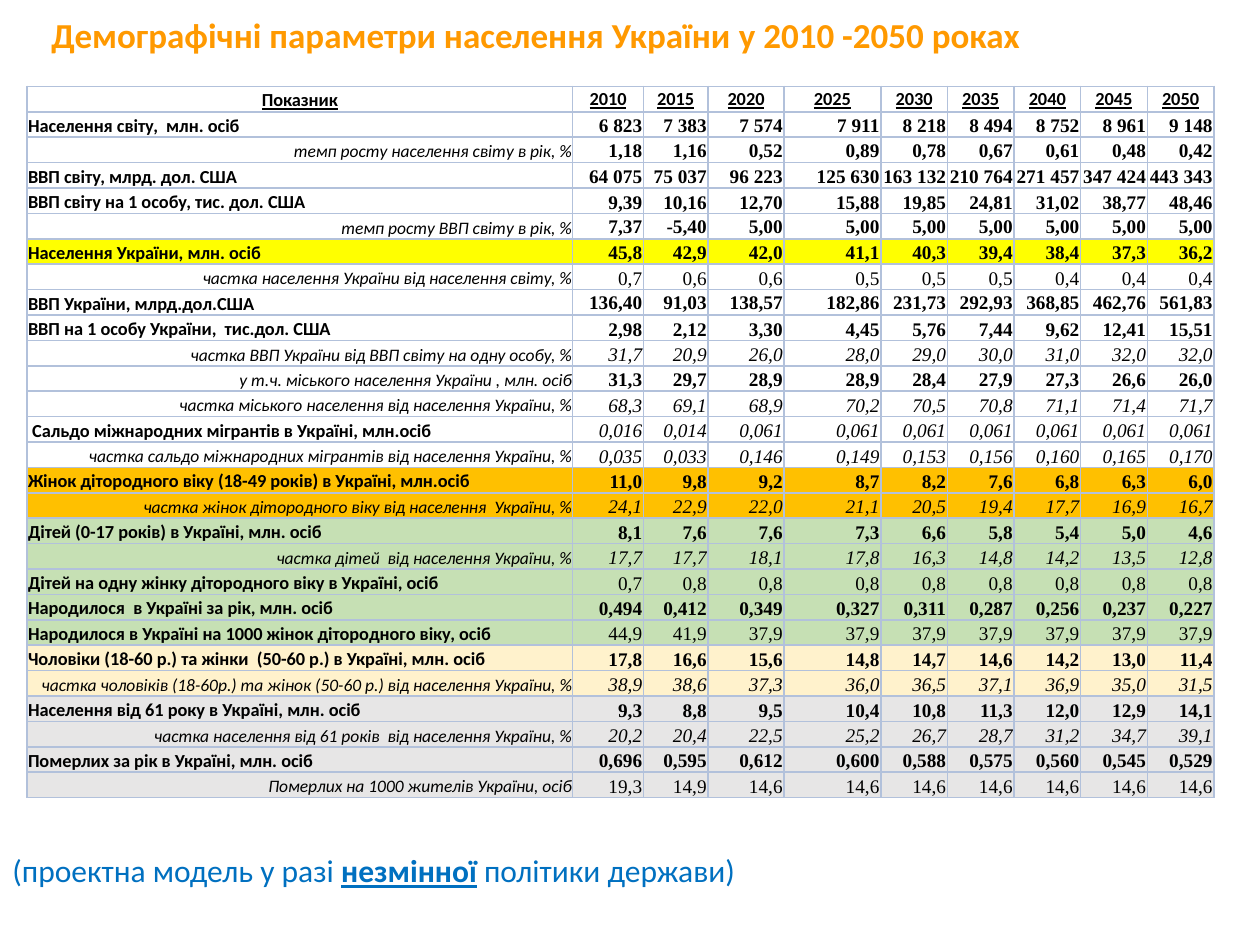
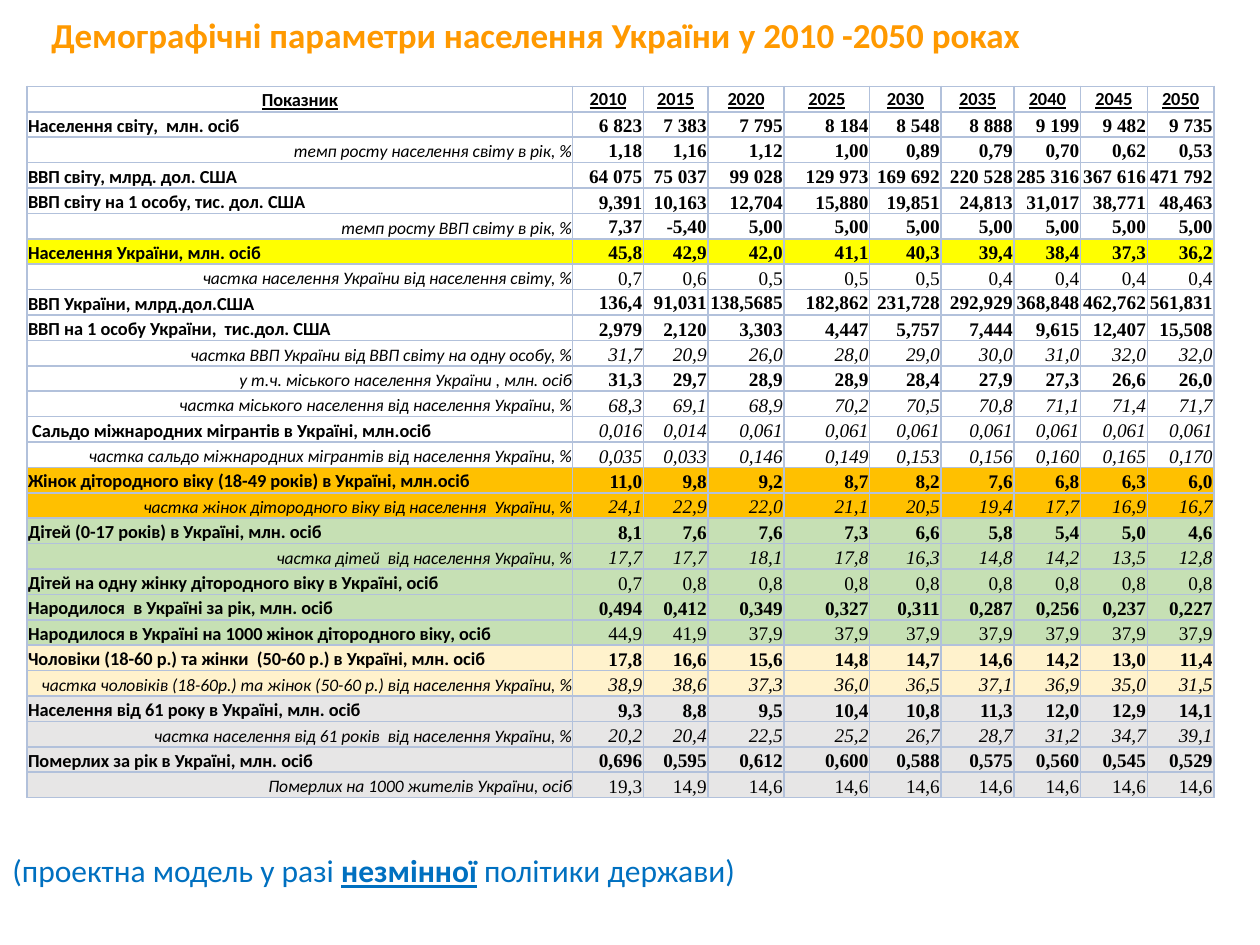
Before and after one commit to lukas1326/UkrViewPresentation, a slide deck: slide 5 of Видение президента_v2.pptx. Drawn at 1260x945 pixels with LibreOffice and Linux fonts; fonts in the diff are those of the drawing; background and template pictures are left out. Boxes give left, top, right and bottom in pixels: in the first picture for what was removed or moved away, otherwise in the second. Text is boxed around its words. In the diff, an @@ line names an element or a change of style, - is before the commit and + after.

```diff
--- a/Видение президента_v2.pptx
+++ b/Видение президента_v2.pptx
@@ table at [26, 87, 1213, 800] @@
-row 2: Населення світу, млн. осіб | 6 823 | 7 383 | 7 574 | 7 911 | 8 218 | 8 494 | 8 752 | 8 961 | 9 148
+row 2: Населення світу, млн. осіб | 6 823 | 7 383 | 7 795 | 8 184 | 8 548 | 8 888 | 9 199 | 9 482 | 9 735
-row 3: темп росту населення світу в рік, % | 1,18 | 1,16 | 0,52 | 0,89 | 0,78 | 0,67 | 0,61 | 0,48 | 0,42
+row 3: темп росту населення світу в рік, % | 1,18 | 1,16 | 1,12 | 1,00 | 0,89 | 0,79 | 0,70 | 0,62 | 0,53
-row 4: ВВП світу, млрд. дол. США | 64 075 | 75 037 | 96 223 | 125 630 | 163 132 | 210 764 | 271 457 | 347 424 | 443 343
+row 4: ВВП світу, млрд. дол. США | 64 075 | 75 037 | 99 028 | 129 973 | 169 692 | 220 528 | 285 316 | 367 616 | 471 792
-row 5: ВВП світу на 1 особу, тис. дол. США | 9,39 | 10,16 | 12,70 | 15,88 | 19,85 | 24,81 | 31,02 | 38,77 | 48,46
+row 5: ВВП світу на 1 особу, тис. дол. США | 9,391 | 10,163 | 12,704 | 15,880 | 19,851 | 24,813 | 31,017 | 38,771 | 48,463
-row 8, column 4: 0,6
+row 8, column 4: 0,5
-row 8, column 7: 0,5
+row 8, column 7: 0,4
-row 9: ВВП України, млрд.дол.США | 136,40 | 91,03 | 138,57 | 182,86 | 231,73 | 292,93 | 368,85 | 462,76 | 561,83
+row 9: ВВП України, млрд.дол.США | 136,4 | 91,031 | 138,5685 | 182,862 | 231,728 | 292,929 | 368,848 | 462,762 | 561,831
-row 10: ВВП на 1 особу України, тис.дол. США | 2,98 | 2,12 | 3,30 | 4,45 | 5,76 | 7,44 | 9,62 | 12,41 | 15,51
+row 10: ВВП на 1 особу України, тис.дол. США | 2,979 | 2,120 | 3,303 | 4,447 | 5,757 | 7,444 | 9,615 | 12,407 | 15,508
```
Also in this commit, not shown: 2 other slides changed, 16 other files.
